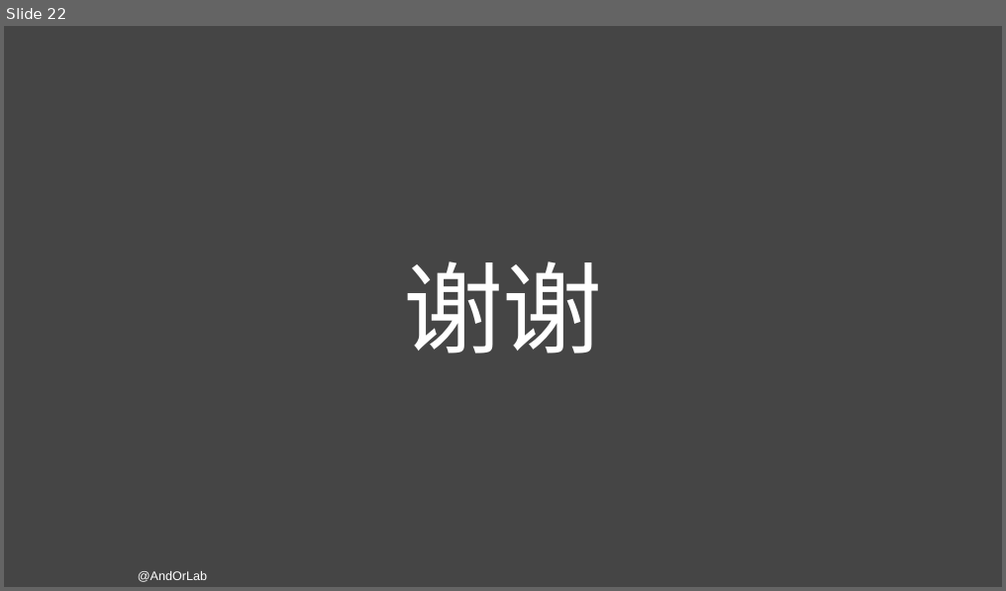
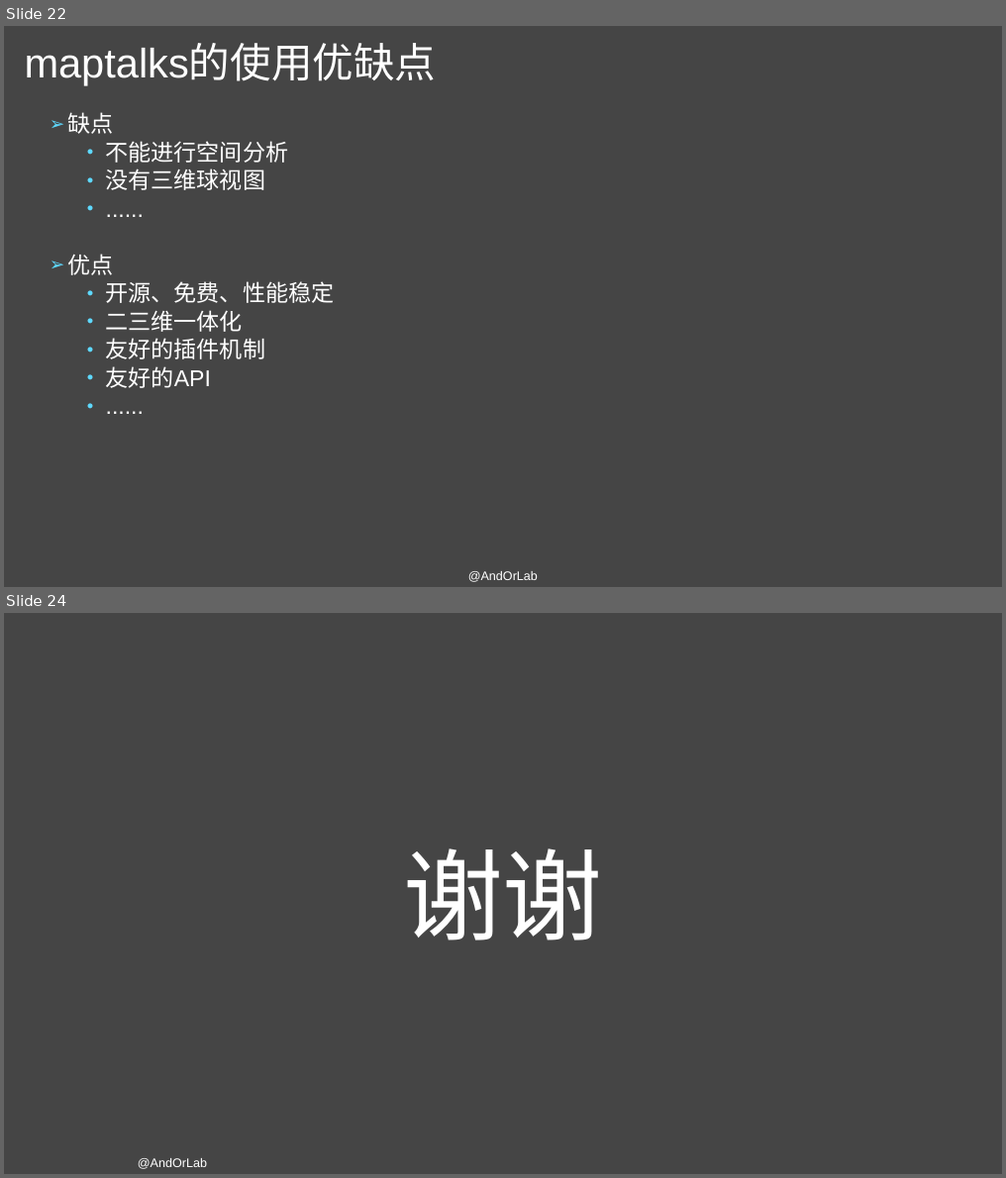
Before and after one commit to AndorLab/TodoList, a slide deck: contents/2018-11-14-杜秀秀/maptalks使用基础.pptx. Shown one above the other, each under a label of ours: slide 22 before the commit, slides 22 and 24 after it; the slides between them are not shown. The pictures are 1006x591 and 1006x1178 pixels, drawn with LibreOffice and Linux fonts; fonts in the diff are those of the drawing. Boxes give left, top, right and bottom in pixels: in the first picture for what was removed or moved away, otherwise in the second. Text is boxed around its words. In the diff, an @@ line names an element or a change of style, - is before the commit and + after.

Commit message:
maptlks使用基础PPT v2.0

```diff
--- a/contents/2018-11-14-杜秀秀/maptalks使用基础.pptx
+++ b/contents/2018-11-14-杜秀秀/maptalks使用基础.pptx
@@ slide 22 added at bbox=[4, 26, 1002, 587], background #454545 @@
@@ title added at bbox=[25, 45, 437, 85], 39.6 pt, text #FFFFFF @@
+maptalks的使用优缺点
@@ text added at bbox=[68, 112, 335, 388], 22 pt, text #FFFFFF @@
+➢ 缺点
+  • 不能进行空间分析
+  • 没有三维球视图
+  • ......
+➢ 优点
+  • 开源、免费、性能稳定
+  • 二三维一体化
+  • 友好的插件机制
+  • 友好的API
+  • ......
@@ text added at bbox=[468, 571, 538, 582], 12 pt, text #FFFFFF @@
+@AndOrLab
@@ what was slide 22 is now slide 24 @@
```
Also in this commit, not shown: 17 slides changed, 4 other slides added, 3 slides removed.
